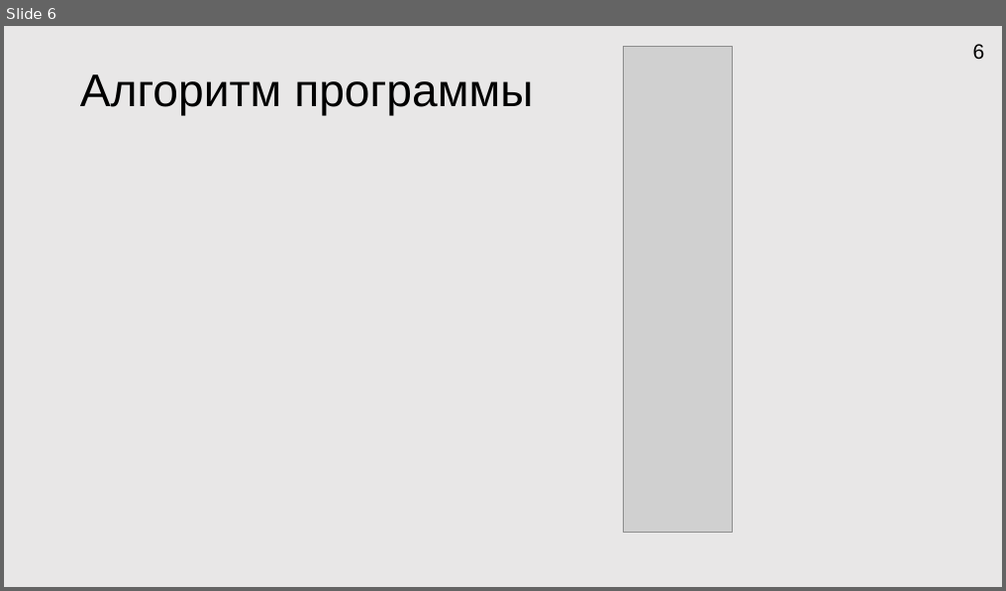
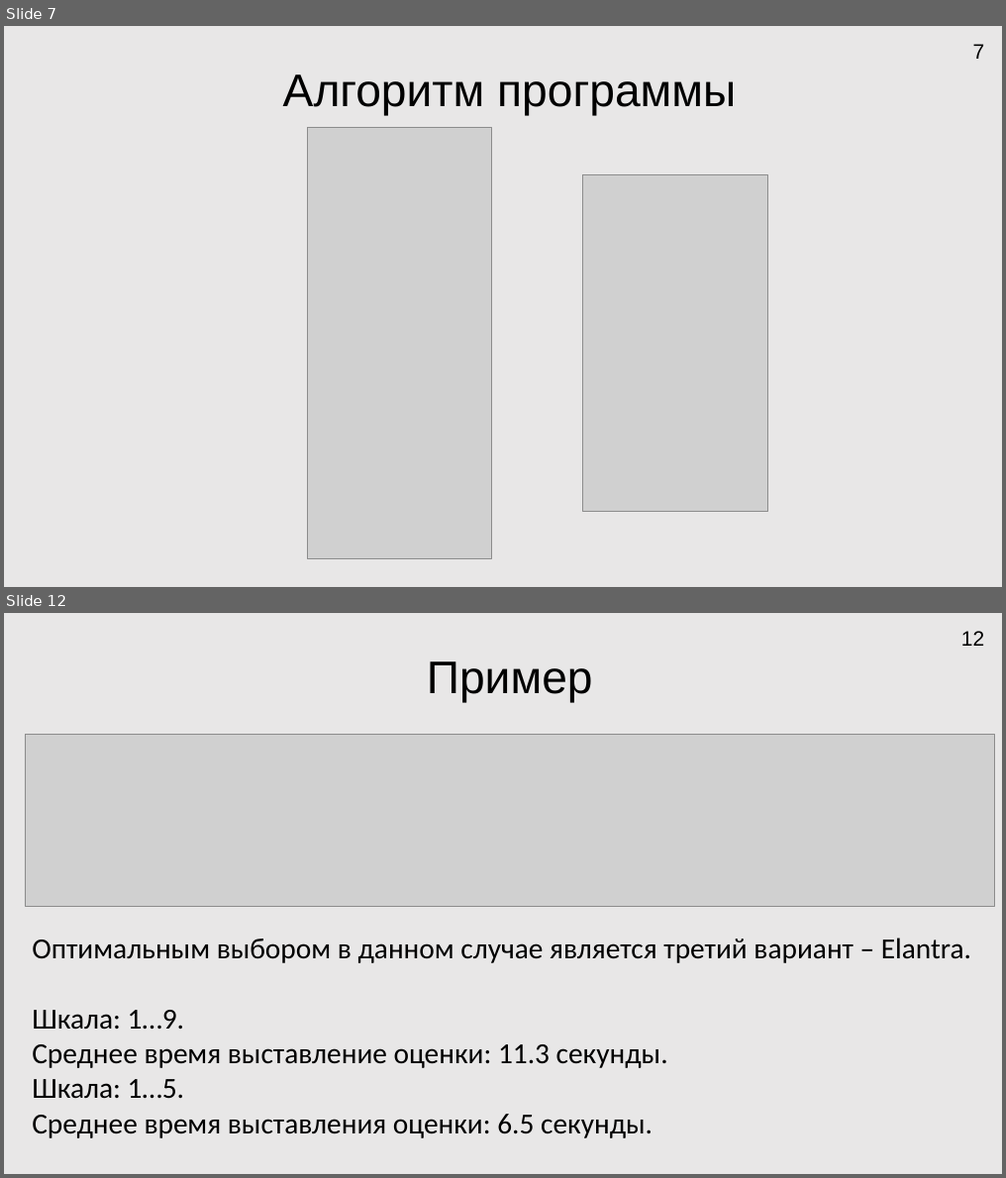
Before and after one commit to HORNetpy/testgitrepo, a slide deck: Docs/Мои документы/Презентация Microsoft PowerPoint.pptx. Shown one above the other, each under a label of ours: slide 6 before the commit, slides 7 and 12 after it; the slides between them are not shown. The pictures are 1006x591 and 1006x1178 pixels, drawn with LibreOffice and Linux fonts; fonts in the diff are those of the drawing; grey boxes stand for pictures. Boxes give left, top, right and bottom in pixels: in the first picture for what was removed or moved away, otherwise in the second. Text is boxed around its words. In the diff, an @@ line names an element or a change of style, - is before the commit and + after.

```diff
--- a/Docs/Мои документы/Презентация Microsoft PowerPoint.pptx
+++ b/Docs/Мои документы/Презентация Microsoft PowerPoint.pptx
@@ slide 12 added at box(4, 613, 1002, 1174), background #E9E7E7 @@
@@ page number added at box(961, 631, 984, 646), 20 pt, text #000000 @@
+12
@@ title added at box(427, 662, 593, 702), 44 pt, text #000000 @@
+Пример
@@ picture added at box(25, 735, 995, 906) @@
@@ text added at box(32, 938, 971, 1139), 28 pt, text #000000 @@
+Оптимальным выбором в данном случае является третий вариант – Elantra.
+Шкала: 1…9.
+Среднее время выставление оценки: 11.3 секунды.
+Шкала: 1…5.
+Среднее время выставления оценки: 6.5 секунды.
@@ what was slide 6 is now slide 7 @@
@@ slide 7 changed as well @@
@@ picture removed at box(623, 46, 732, 532) @@
@@ page number at box(973, 44, 985, 59): text changed @@
-6
+7
@@ title "Алгоритм программы" at box(283, 75, 736, 115): alignment left to centre @@
@@ picture added at box(307, 127, 491, 559) @@
@@ picture added at box(583, 174, 767, 511) @@
```
Also in this commit, not shown: 8 other slides changed, 5 other slides added, 1 slide removed, 4 other files.
